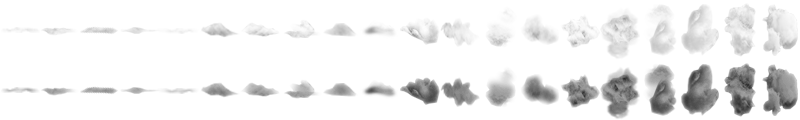
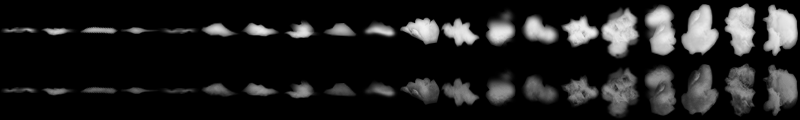
Layered file, before and after one edit (800x120). Changes by layer:
painted on "3-4" over [520, 14, 560, 45]
painted on "3-3" over [485, 6, 517, 48]
painted on "2-5" over [360, 19, 398, 40]
painted on "2-4" over [323, 23, 358, 37]
painted on "2-3" over [283, 19, 322, 39]
painted on "2-2" over [240, 22, 280, 37]
painted on "2-1" over [200, 22, 240, 38]
painted on "1-5" over [157, 28, 200, 34]
painted on "1-4" over [120, 27, 161, 34]
painted on "1-3" over [80, 26, 118, 35]
showed "Black" over [0, 0, 800, 120]
